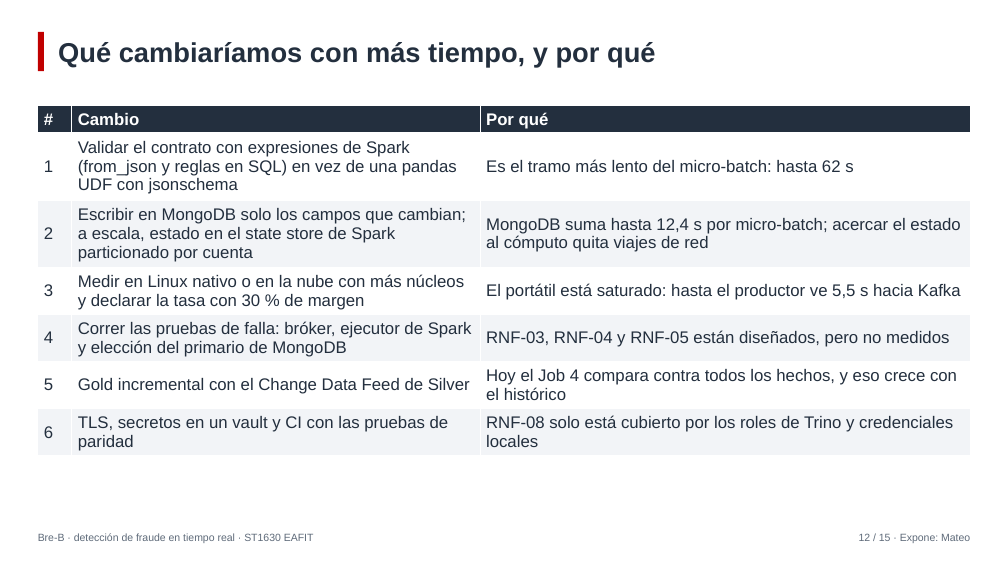
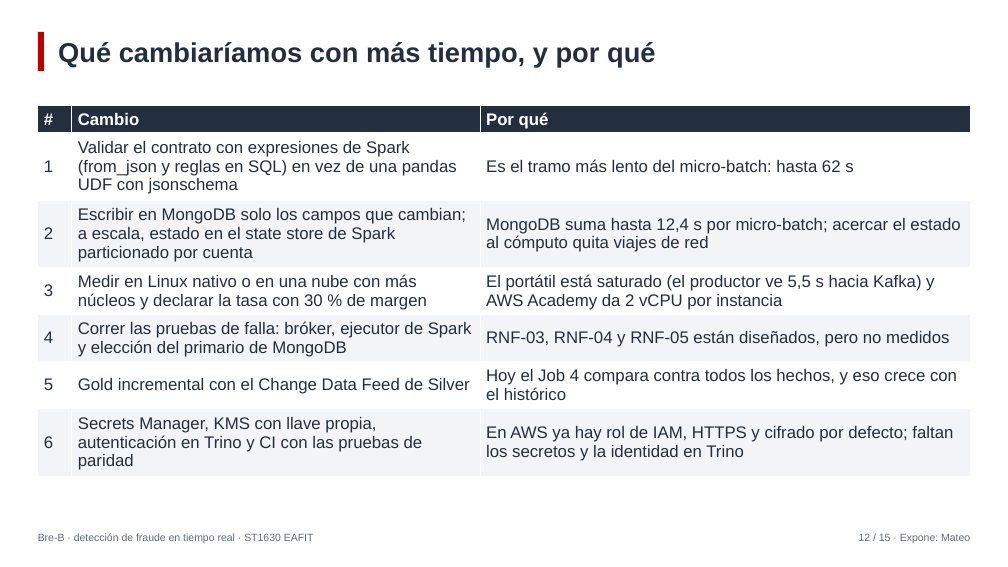
Before and after one commit to Sebaxdenc/breb-fraude, a slide deck: slide 12 of docs/presentacion/slides.pptx. Drawn at 1008x567 pixels with LibreOffice and Linux fonts; fonts in the diff are those of the drawing. Boxes give left, top, right and bottom in pixels: in the first picture for what was removed or moved away, otherwise in the second. Text is boxed around its words. In the diff, an @@ line names an element or a change of style, - is before the commit and + after.

Commit message:
docs: guion de la lámina 4 dentro del tiempo y lámina 12 con lo de AWS
Con el párrafo de AWS, la lámina 4 pasó a unos 1 min 50 s y la presentación a más de 10 minutos.
El guion queda en 173 palabras (unos 70 s) y las láminas 1 a 12 en unos 9,8 minutos a 150
palabras por minuto. La lámina 12 ya no dice que RNF-08 solo tiene credenciales locales.

```diff
--- a/docs/presentacion/slides.pptx
+++ b/docs/presentacion/slides.pptx
@@ table at (38, 106, 970, 476) @@
-row 4, column 2: Medir en Linux nativo o en la nube con más núcleos y declarar la tasa con 30 % de margen
+row 4, column 2: Medir en Linux nativo o en una nube con más núcleos y declarar la tasa con 30 % de margen
-row 4, column 3: El portátil está saturado: hasta el productor ve 5,5 s hacia Kafka
+row 4, column 3: El portátil está saturado (el productor ve 5,5 s hacia Kafka) y AWS Academy da 2 vCPU por instancia
-row 7, column 2: TLS, secretos en un vault y CI con las pruebas de paridad
+row 7, column 2: Secrets Manager, KMS con llave propia, autenticación en Trino y CI con las pruebas de paridad
-row 7, column 3: RNF-08 solo está cubierto por los roles de Trino y credenciales locales
+row 7, column 3: En AWS ya hay rol de IAM, HTTPS y cifrado por defecto; faltan los secretos y la identidad en Trino
```
Also in this commit, not shown: 3 other files.
